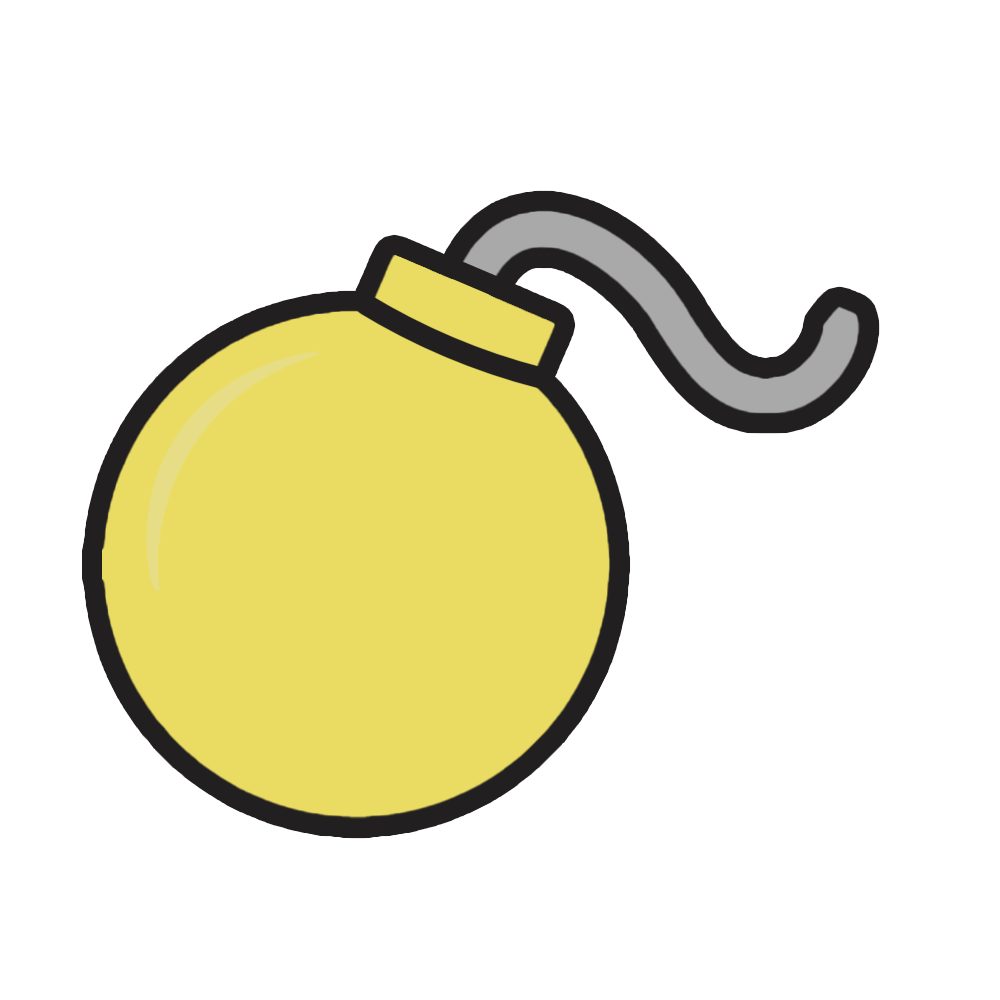
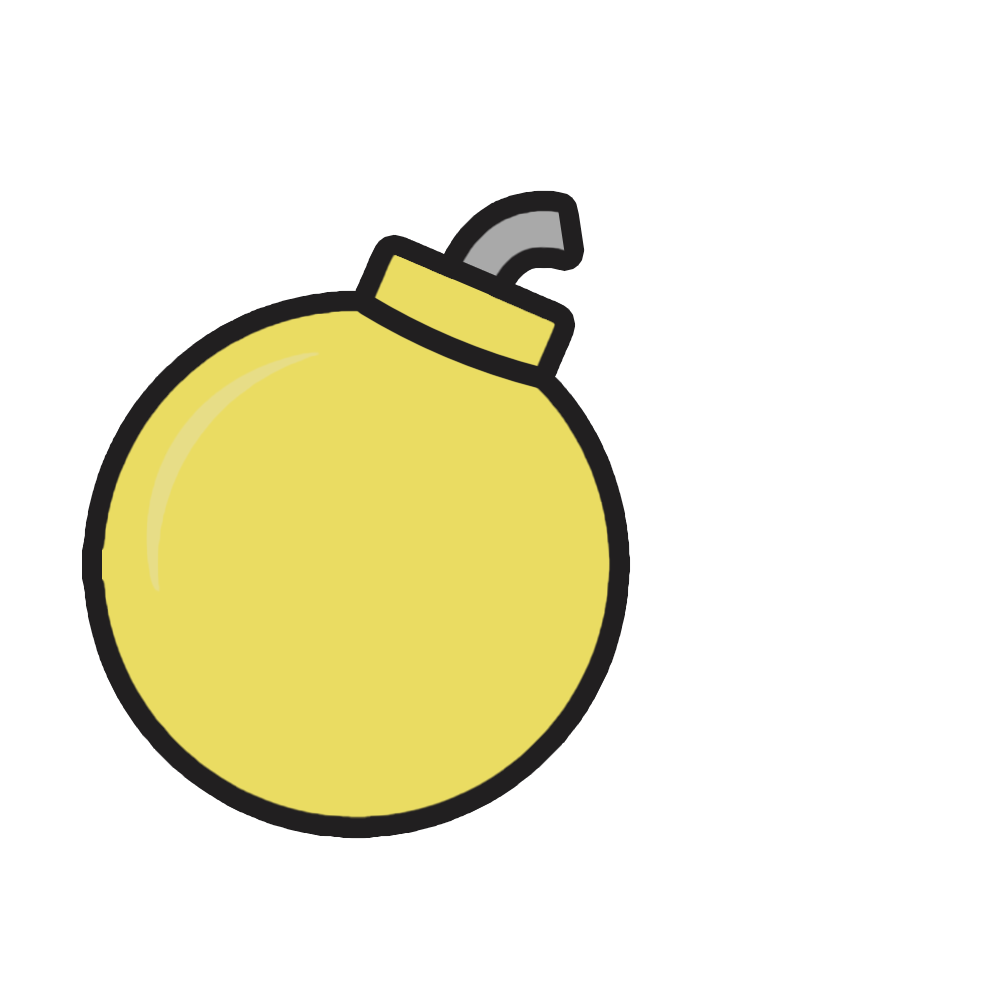
Comparing the layer stacks of the two 1000x1000 images. Changes:
painted on "Fuse" over [558, 211, 860, 414]
